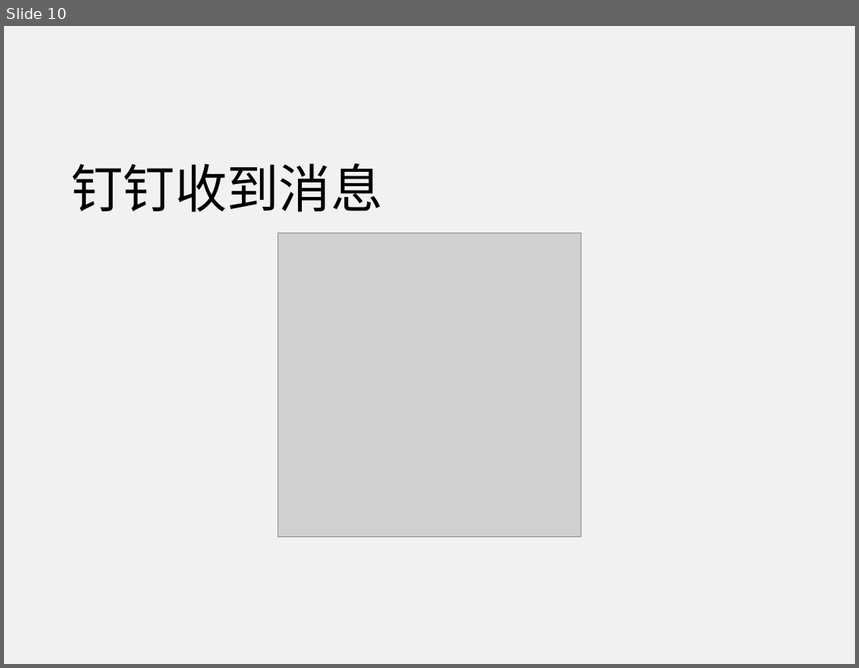
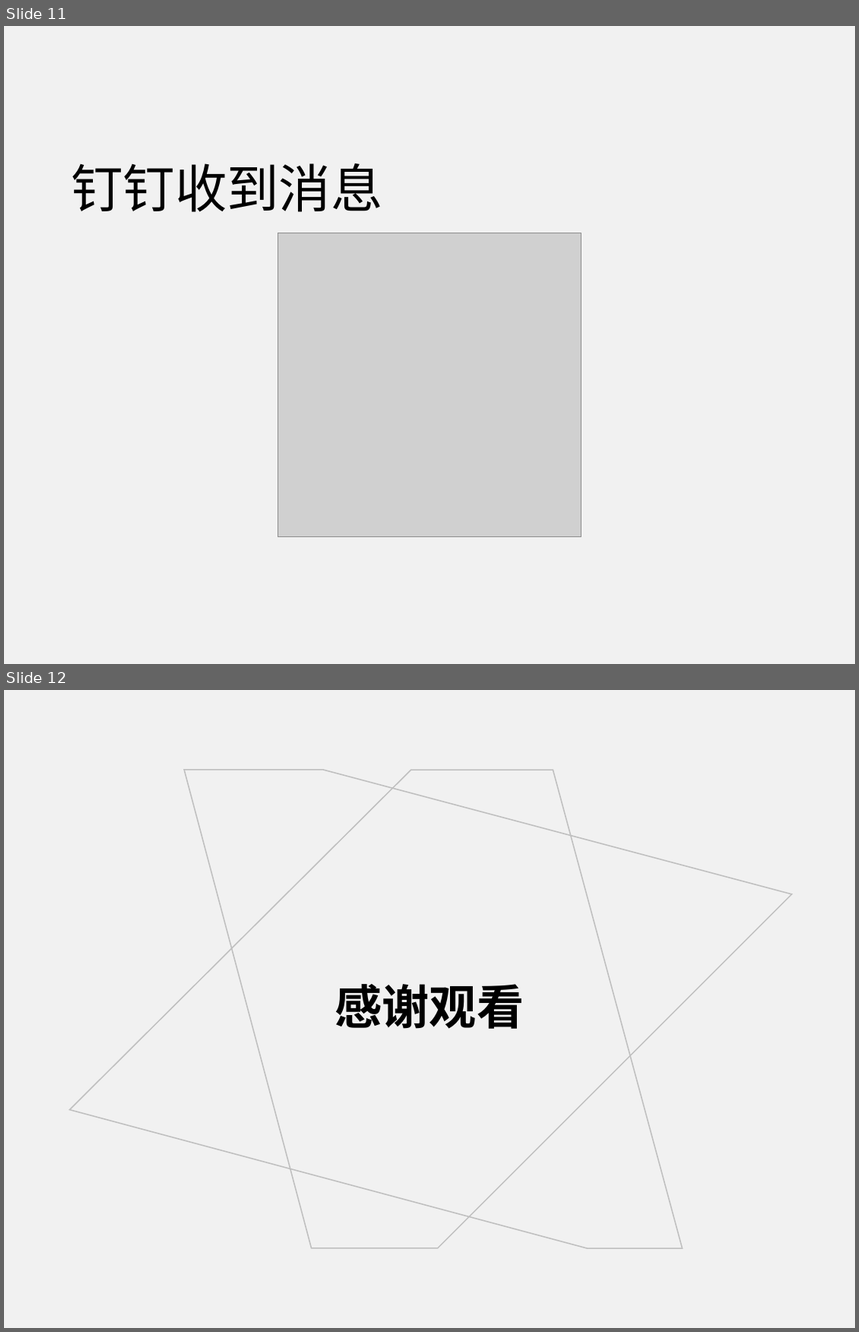
Before and after one commit to aCode-Dog/WEM, a slide deck: .ppt/前端错误监控.pptx. Shown one above the other, each under a label of ours: slide 10 before the commit, slides 11 and 12 after it. The pictures are 859x668 and 859x1332 pixels, drawn with LibreOffice and Linux fonts; fonts in the diff are those of the drawing; grey boxes stand for pictures. Boxes give left, top, right and bottom in pixels: in the first picture for what was removed or moved away, otherwise in the second. Text is boxed around its words. In the diff, an @@ line names an element or a change of style, - is before the commit and + after.

```diff
--- a/.ppt/前端错误监控.pptx
+++ b/.ppt/前端错误监控.pptx
@@ slide 12 added at [4,690,855,1328], background #F1F1F1 @@
@@ freeform shape added at [9,690,792,1312], outline #BFBFBF 1 pt @@
@@ freeform shape added at [70,690,794,1273], outline #BFBFBF 1 pt @@
@@ title added at [335,984,525,1029], 40 pt, text #000000, bold @@
+感谢观看
@@ what was slide 10 is now slide 11 @@
```
Also in this commit, not shown: 1 other slide added.
